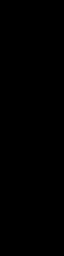
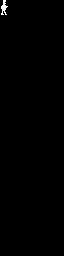
Layer changes from the first 64x256 image to the second:
painted on "Background" over left=1, top=0, right=8, bottom=15
